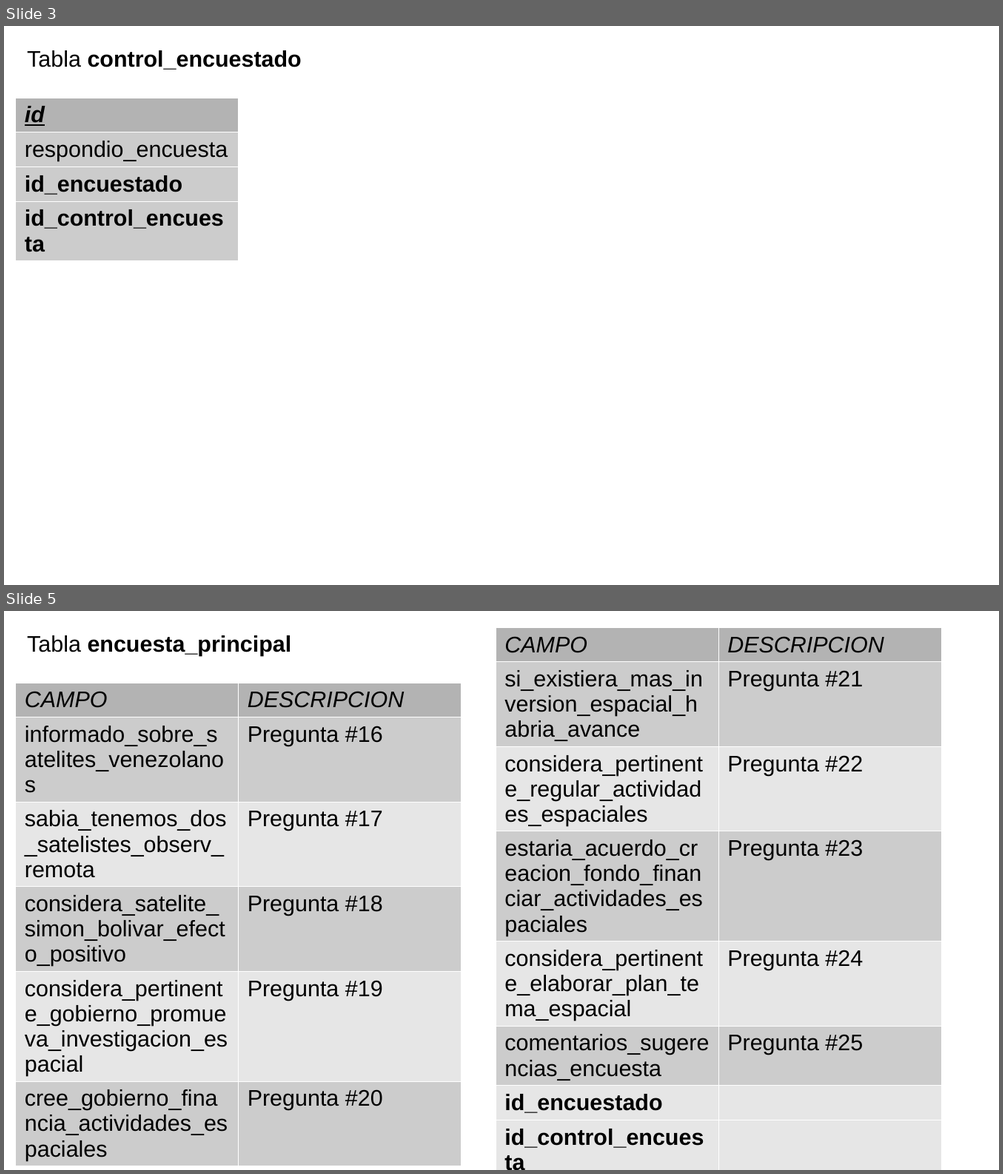
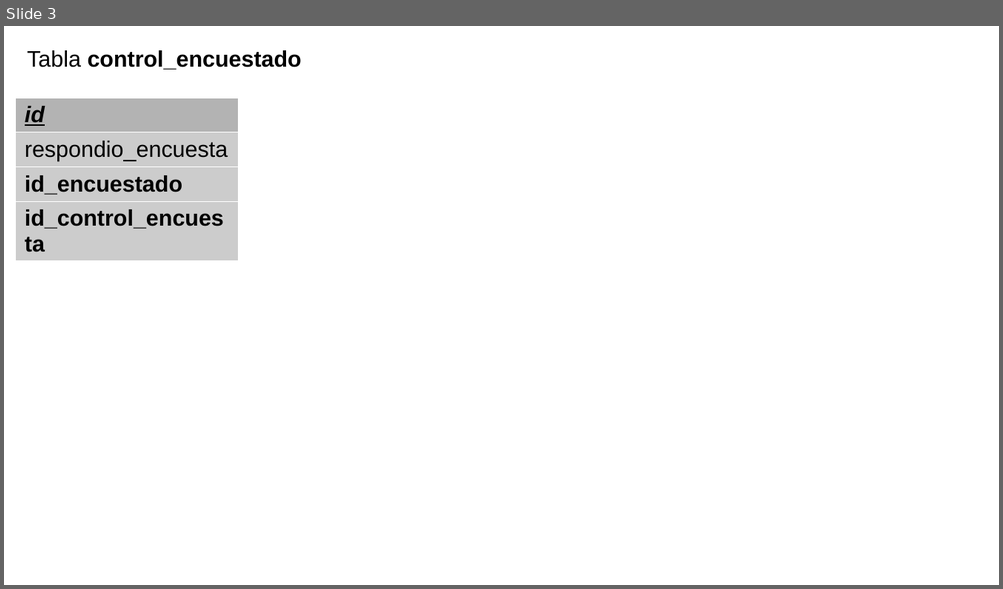
Before and after one commit to laar19/encuesta, a slide deck: 1 documentation/tablas.odp. Shown one above the other, each under a label of ours: slides 3 and 5 before the commit, slide 3 after it; the slides between them are not shown. The pictures are 1003x1174 and 1003x589 pixels, drawn with LibreOffice and Linux fonts; fonts in the diff are those of the drawing. Boxes give left, top, right and bottom in pixels: in the first picture for what was removed or moved away, otherwise in the second. Text is boxed around its words. In the diff, an @@ line names an element or a change of style, - is before the commit and + after.

```diff
--- a/1 documentation/tablas.odp
+++ b/1 documentation/tablas.odp
@@ slide 5 removed at (4, 611, 999, 1170), background #FFFFFF @@
@@ table removed at (496, 627, 942, 1170), 8 rows, 2 columns @@
-CAMPO | DESCRIPCION
-si_existiera_mas_inversion_espacial_habria_avance | Pregunta #21
-considera_pertinente_regular_actividades_espaciales | Pregunta #22
-estaria_acuerdo_creacion_fondo_financiar_actividades_espaciales | Pregunta #23
-considera_pertinente_elaborar_plan_tema_espacial | Pregunta #24
-comentarios_sugerencias_encuesta | Pregunta #25
-id_encuestado | 
-id_control_encuesta | 
@@ text removed at (27, 635, 292, 656) @@
-Tabla encuesta_principal
@@ table removed at (16, 684, 461, 1167), 6 rows, 2 columns @@
-CAMPO | DESCRIPCION
-informado_sobre_satelites_venezolanos | Pregunta #16
-sabia_tenemos_dos_satelistes_observ_remota | Pregunta #17
-considera_satelite_simon_bolivar_efecto_positivo | Pregunta #18
-considera_pertinente_gobierno_promueva_investigacion_espacial | Pregunta #19
-cree_gobierno_financia_actividades_espaciales | Pregunta #20
```
Also in this commit, not shown: 1 slide changed, 9 slides added, 28 other slides removed, 52 other files.
